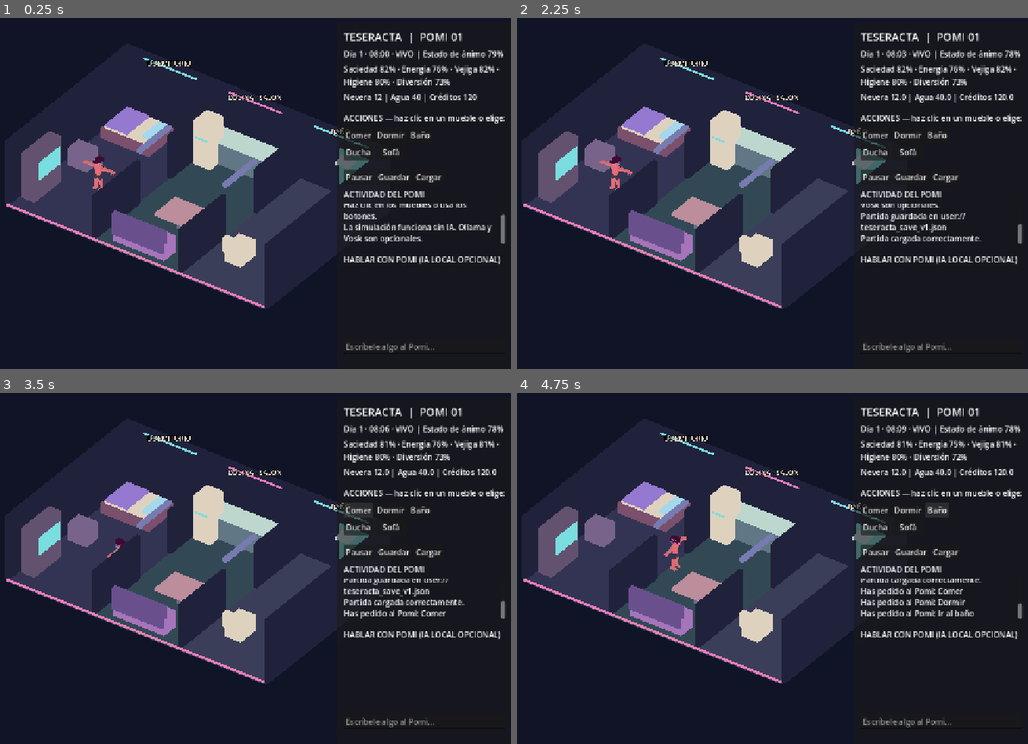
Above: before the commit, frames 1-4 (two rows, left to right).
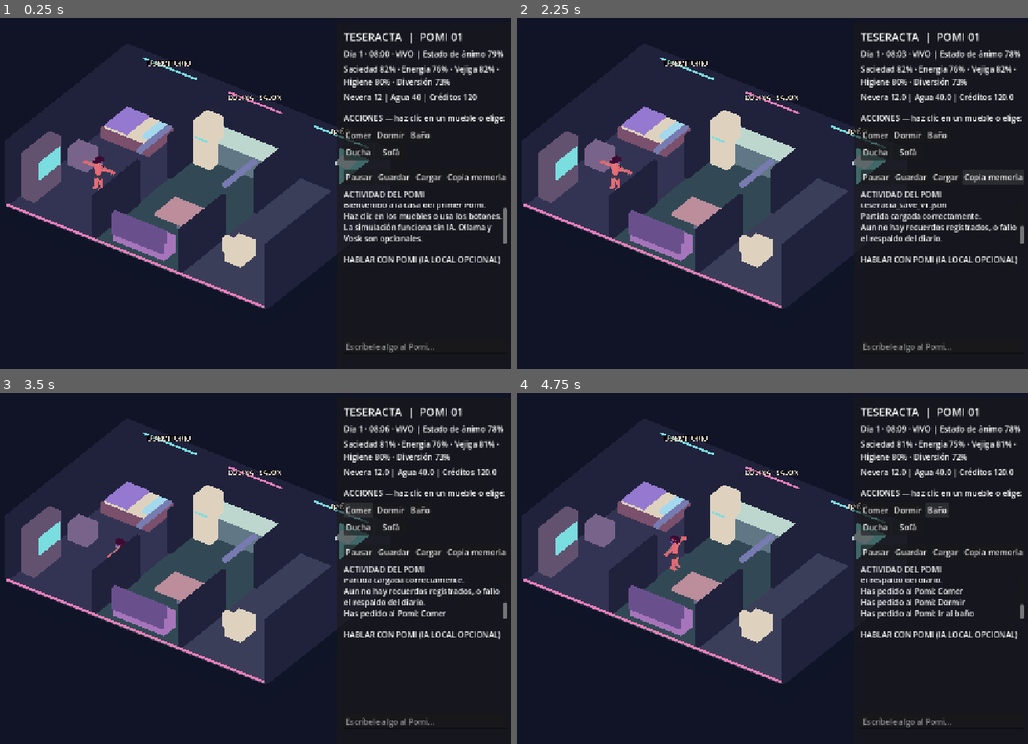
Above: after the commit, the same moments.

Repository: Aceitunillass/Teseracta
Game: Godot game, scene res://scenes/main.tscn
Same seed, same stepped clock (60 frames per second), same inputs: the game is played once before the commit and once after it.
Inputs (mouse positions are in pixels of both pictures, inside the frame that each line leads up to):
- Up to frame 1 (0.25 s): no input
- Up to frame 2 (2.25 s): click "Guardar" at 0.5 s; click "Cargar" at 1.25 s; click (992, 175) at 2 s, where only the run after the commit has a clickable "Copia memoria"
- Up to frame 3 (3.5 s): click "Comer" at 2.75 s
- Up to frame 4 (4.75 s): click "Dormir" at 3.5 s; click "Baño" at 4.25 s

The runs differ from the first frame. In frame 1, 0.8% of the frame differs, in the area x 67-100%, y 44-65%; in frame 2, 1.2%, in the area x 67-100%, y 43-65%; in frame 3, 1.0%; in frame 4, 0.4%.

Commit message:
feat(pomi-memory): archive conversations and experiences, restore legacy dialogue, add memory backup button

Diff:
--- a/scripts/main.gd
+++ b/scripts/main.gd
@@ -6,8 +6,10 @@
 const HouseScript = preload("res://scripts/house.gd")
 const OllamaScript = preload("res://scripts/ollama_bridge.gd")
 const VoiceScript = preload("res://scripts/voice_bridge.gd")
+const JournalScript = preload("res://scripts/memory_journal.gd")
 
 var state = SimScript.new()
+var journal = JournalScript.new()
 var home: Node3D
 var pomi: Node3D
 var ollama: Node
@@ -135,6 +137,7 @@
     commands.add_child(pause_button)
     commands.add_child(_make_button("Guardar", _save_game))
     commands.add_child(_make_button("Cargar", _load_game))
+    commands.add_child(_make_button("Copia memoria", _backup_pomi_memory))
     var event_caption := Label.new()
     event_caption.text = "ACTIVIDAD DEL POMI"
     content.add_child(event_caption)
@@ -181,6 +184,7 @@
         if dwell_time <= 0.0:
             var action_result: String = state.execute_action(busy_action)
             _event("[Acción verificada] " + action_result)
+            journal.record("world_event", action_result, state.day_index(), state.clock_text())
             busy_action = ""
             idle_time = 3.5
     elif busy_action.is_empty() and not pomi.moving:
@@ -242,6 +246,7 @@
         return
     chat_input.clear()
     state.remember("El jugador dijo: " + text_message.substr(0, 70))
+    journal.record("player_utterance", text_message, state.day_index(), state.clock_text())
     # No intercalar un nuevo mensaje entre fragmentos de la respuesta que aún se dibuja.
     if bool(ollama.get("pending")):
         queued_chat_messages.append(text_message)
@@ -279,6 +284,7 @@
         "agua_disponible": state.inventory["water"],
         "acontecimientos_verificados_recientes": recent_events
     }
+    facts["memoria_autobiografica_recuperada"] = journal.recall(text_message, 8)
     chat_stream_started = false
     ollama.ask(text_message, facts)
 
@@ -299,6 +305,7 @@
         _log("Pomi: " + text_value)
     chat_stream_started = false
     state.remember("Pomi respondió al jugador: " + text_value.substr(0, 70))
+    journal.record("pomi_utterance", text_value, state.day_index(), state.clock_text())
     call_deferred("_dispatch_queued_chat")
 
 
@@ -346,8 +353,17 @@
     pause_button.text = "Reanudar" if state.paused else "Pausar"
     _refresh_status()
 
+func _backup_pomi_memory() -> void:
+    var location: String = journal.backup()
+    if location.is_empty():
+        _event("Aun no hay recuerdos registrados, o fallo el respaldo del diario.")
+        return
+    _event("Copia de la memoria creada en: " + location)
+
+
 func _save_game() -> void:
     var data := state.as_dict()
+    data["journal_active"] = true
     data["pomi_position"] = [pomi.position.x, pomi.position.y, pomi.position.z]
     data["conversation"] = ollama.export_history()
     var file := FileAccess.open("user://teseracta_save_v1.json", FileAccess.WRITE)
@@ -369,6 +385,8 @@
         return
     pomi.restore_position(data.get("pomi_position", []))
     ollama.load_history(data.get("conversation", []))
+    if not bool(data.get("journal_active", false)):
+        journal.import_legacy_conversation(data.get("conversation", []), state.day_index(), state.clock_text())
     busy_action = ""
     idle_time = 4.0
     _refresh_status()
